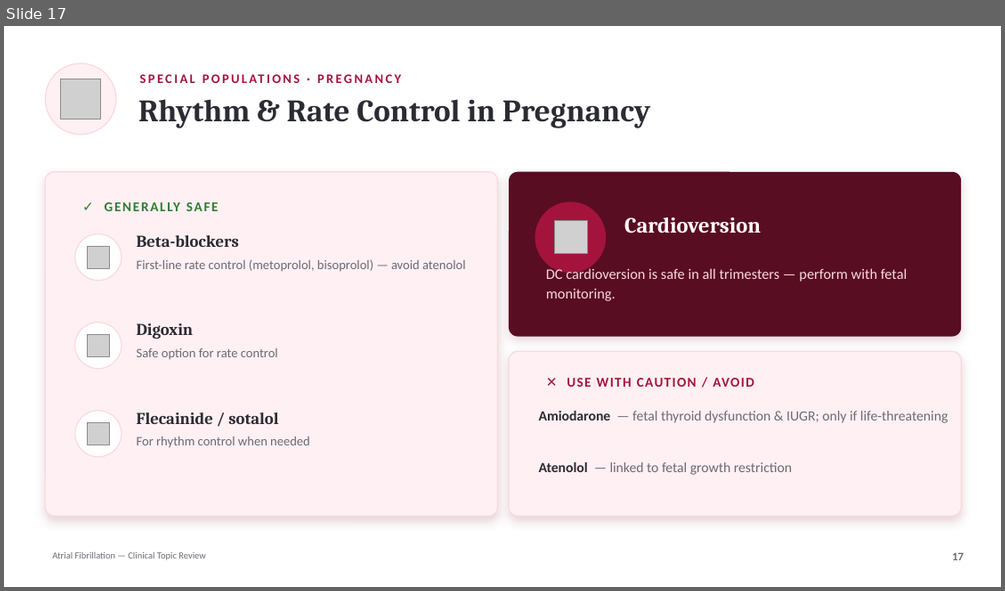
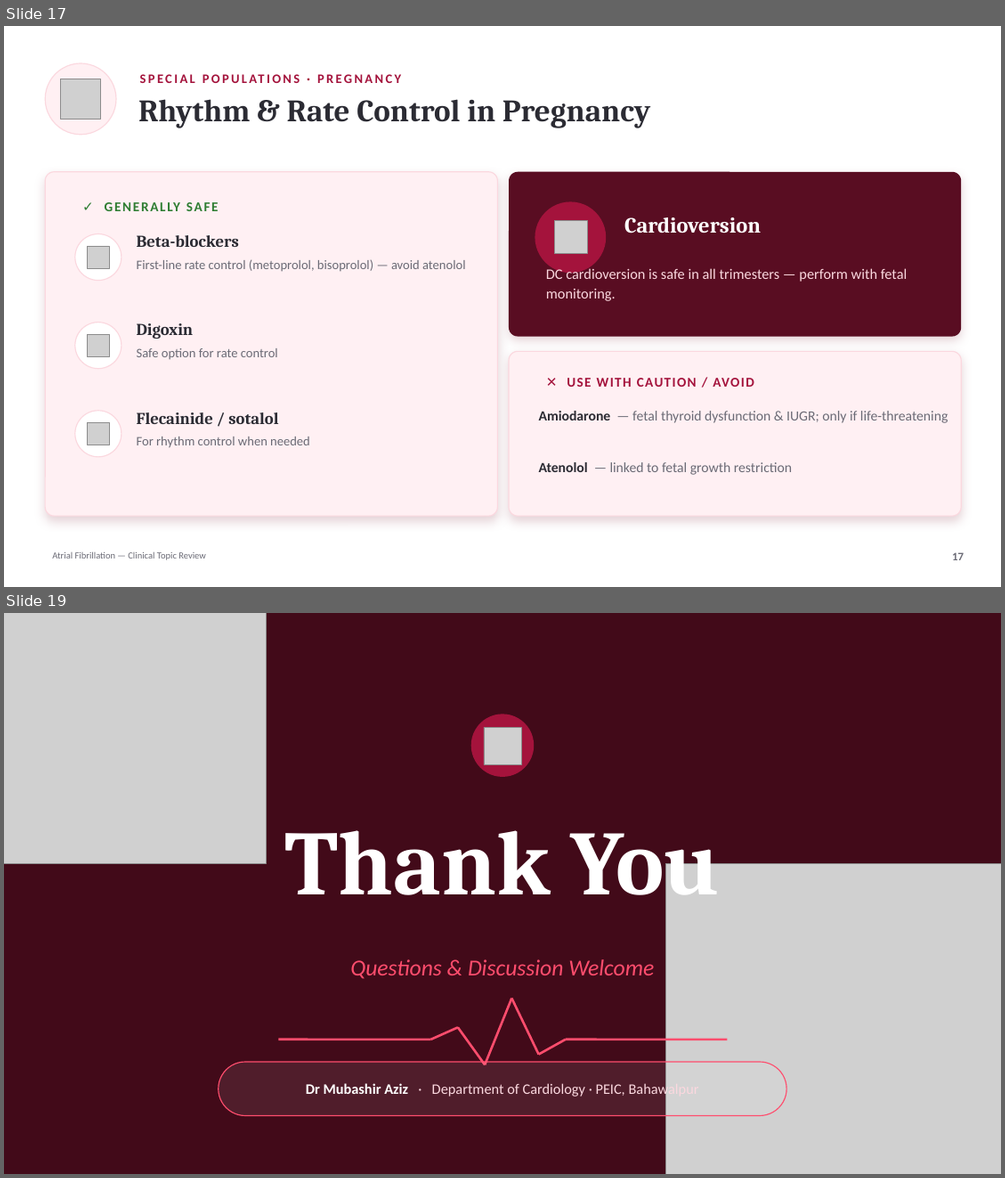
Before and after one commit to Waqar-msx9t/Waqar-msx9t.github.io, a slide deck: presentations/Atrial-Fibrillation-Topic-Review.pptx. Shown one above the other, each under a label of ours: slide 17 before the commit, slides 17 and 19 after it; the slides between them are not shown. The pictures are 1005x591 and 1005x1178 pixels, drawn with LibreOffice and Linux fonts; fonts in the diff are those of the drawing; grey boxes stand for pictures. Boxes give left, top, right and bottom in pixels: in the first picture for what was removed or moved away, otherwise in the second. Text is boxed around its words. In the diff, an @@ line names an element or a change of style, - is before the commit and + after.

```diff
--- a/presentations/Atrial-Fibrillation-Topic-Review.pptx
+++ b/presentations/Atrial-Fibrillation-Topic-Review.pptx
@@ slide 19 added at [4, 613, 1001, 1174], background #590D22 @@
@@ rectangle added at [4, 613, 1001, 1174], fill #3A0A17 at 74% opacity @@
@@ picture added at [4, 613, 266, 863] @@
@@ ellipse added at [471, 714, 534, 777], fill #A4133C @@
@@ picture added at [484, 728, 521, 765] @@
@@ text added at [284, 830, 720, 914], 88 pt, text #FFFFFF, bold @@
+Thank You
@@ picture added at [666, 863, 1001, 1174] @@
@@ text added at [350, 959, 654, 979], 22 pt, text #FF4D6D, italic @@
+Questions & Discussion Welcome
@@ line added from (485, 1064) to (512, 998), #FF4D6D 2.25 pt @@
@@ line added from (512, 998) to (539, 1054), #FF4D6D 2.25 pt @@
@@ line added from (278, 1039) to (431, 1039), #FF4D6D 2.25 pt @@
@@ line added from (431, 1039) to (458, 1027), #FF4D6D 2.25 pt @@
@@ line added from (458, 1027) to (485, 1064), #FF4D6D 2.25 pt @@
@@ line added from (539, 1054) to (566, 1039), #FF4D6D 2.25 pt @@
@@ line added from (566, 1039) to (727, 1039), #FF4D6D 2.25 pt @@
@@ rounded rectangle added at [218, 1062, 787, 1116], fill #FFFFFF at 8% opacity, outline #FF4D6D 1 pt @@
@@ text added at [306, 1082, 699, 1098], 14 pt, text #FBD8DF @@
+Dr Mubashir Aziz · Department of Cardiology · PEIC, Bahawalpur
```
Also in this commit, not shown: 1 slide changed, 1 other file.
